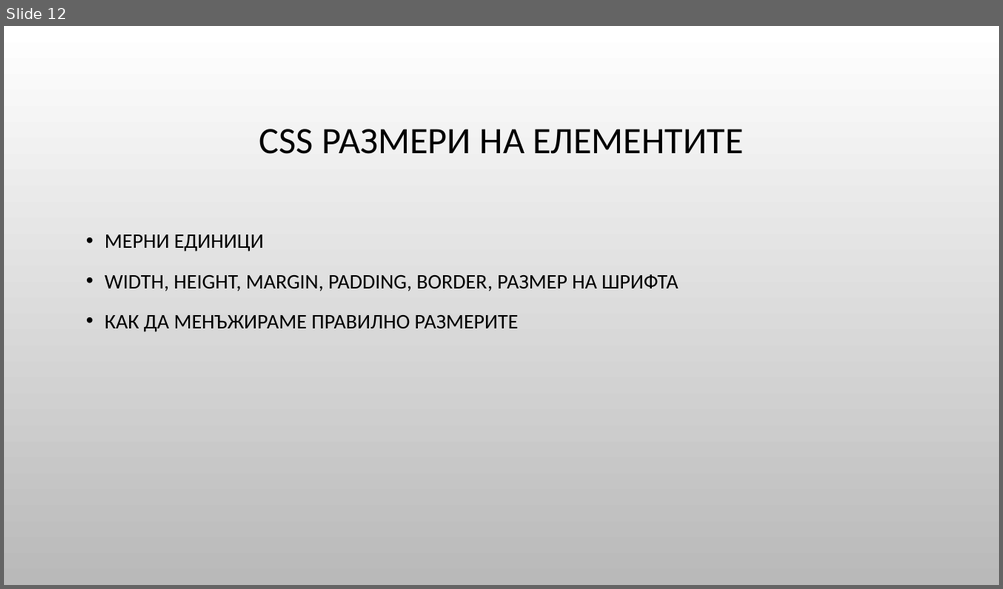
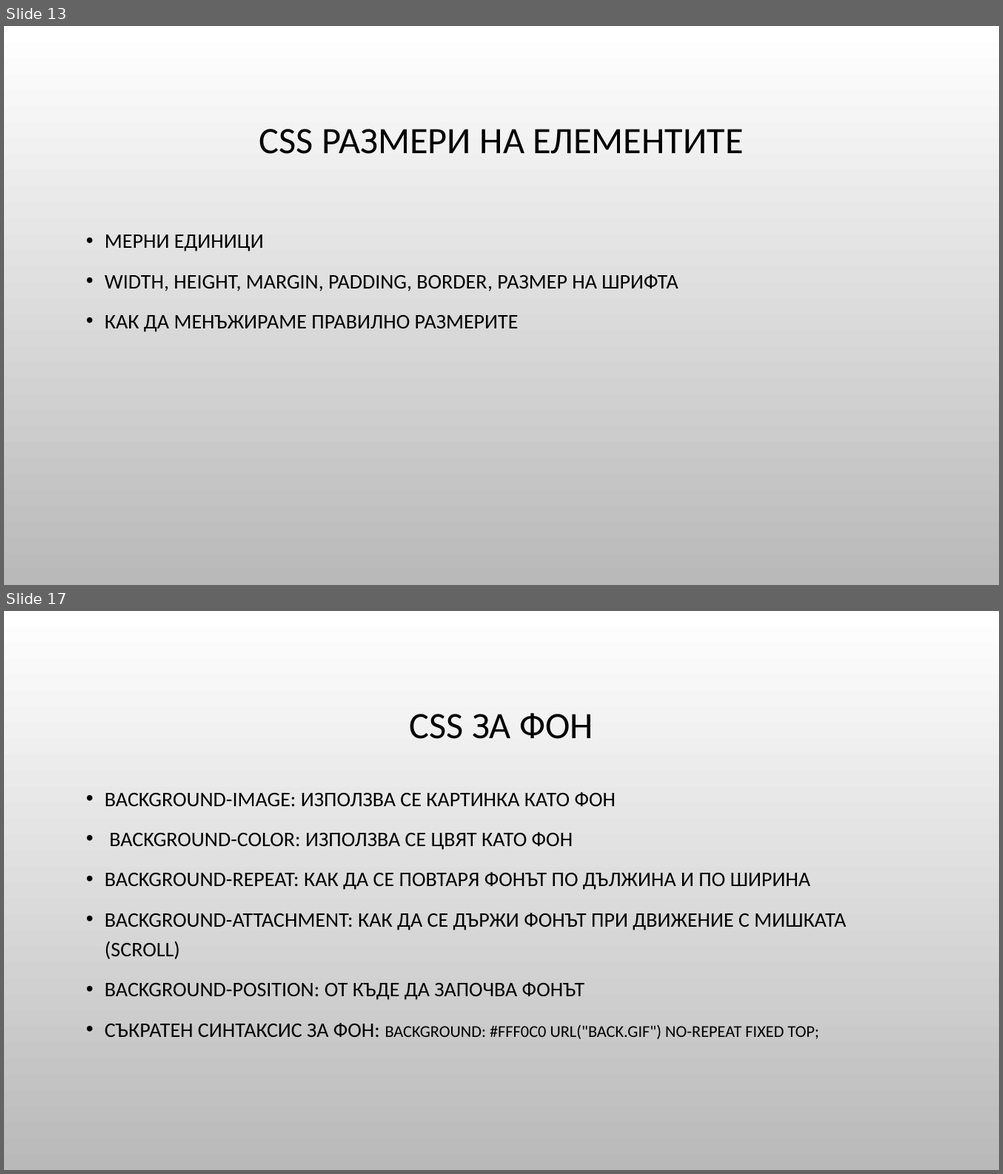
Before and after one commit to Bilyukov/php-mysql-course, a slide deck: 02.css-basics.pptx. Shown one above the other, each under a label of ours: slide 12 before the commit, slides 13 and 17 after it; the slides between them are not shown. The pictures are 1003x589 and 1003x1174 pixels, drawn with LibreOffice and Linux fonts; fonts in the diff are those of the drawing; background and template pictures are left out. Boxes give left, top, right and bottom in pixels: in the first picture for what was removed or moved away, otherwise in the second. Text is boxed around its words. In the diff, an @@ line names an element or a change of style, - is before the commit and + after.

```diff
--- a/02.css-basics.pptx
+++ b/02.css-basics.pptx
@@ slide 17 added at <box>4,611,999,1170</box>, background picture (left out) @@
@@ title added at <box>410,713,593,739</box>, 36 pt, text #000000 @@
+CSS ЗА ФОН
@@ text added at <box>105,792,845,1039</box>, 20 pt, text #000000 @@
+• BACKGROUND-IMAGE: ИЗПОЛЗВА СЕ КАРТИНКА КАТО ФОН
+• BACKGROUND-COLOR: ИЗПОЛЗВА СЕ ЦВЯТ КАТО ФОН
+• BACKGROUND-REPEAT: КАК ДА СЕ ПОВТАРЯ ФОНЪТ ПО ДЪЛЖИНА И ПО ШИРИНА
+• BACKGROUND-ATTACHMENT: КАК ДА СЕ ДЪРЖИ ФОНЪТ ПРИ ДВИЖЕНИЕ С МИШКАТА (SCROLL)
+• BACKGROUND-POSITION: ОТ КЪДЕ ДА ЗАПОЧВА ФОНЪТ
+• СЪКРАТЕН СИНТАКСИС ЗА ФОН: BACKGROUND: #FFF0C0 URL("BACK.GIF") NO-REPEAT FIXED TOP;
@@ what was slide 12 is now slide 13 @@
```
Also in this commit, not shown: 5 other slides added, 8 other files.
